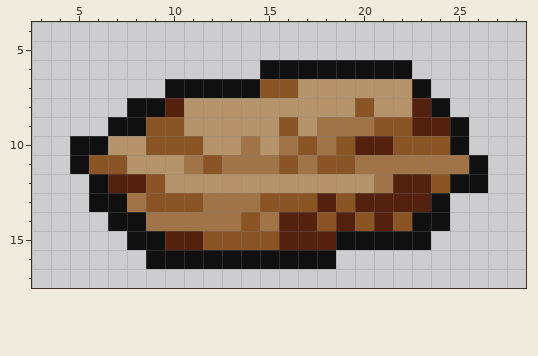
Edited in one commit: pixel-art sprite (Entities/Structures/Sandbag/Sandbag.png). The picture above is the old version.
The file is 32x24 pixels. Shown: x 3..28, y 4..17.
The result:
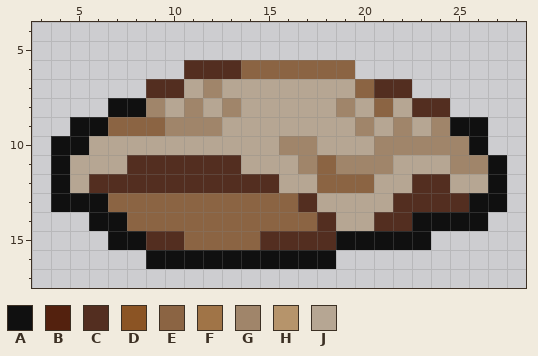
Palette (. is transparent): A #101010  B #53210e  C #532e20  D #8b5424  E #8b6443  F #a07447  G #a0856a  H #b6946b  J #b6a693
Change:
@@ x 3..28 @@
  5 ..........................
- 6 ............AAAAAAAA......
- 7 .......AAAAADDHHHHHHA.....
- 8 .....AABHHHHHHHHHDHHBA....
- 9 ....AADDHHHHHDHFFFDDBBA...
-10 ..AAHHDDDHHFHFDFDBBDDDA...
-11 ..ADDHHHFDFFFDFDDFFFFFFA..
-12 ...ABBDHHHHHHHHHHHFBBDAA..
-13 ...AAFDDDFFFDDDBDBBBBA....
-14 ....AAFFFFFDFBBDBDBDAA....
-15 .....AABBDDDDBBBAAAAA.....
+ 6 ........CCCEEEEEE.........
+ 7 ......CCJGJJJJJJJECC......
+ 8 ....AAGJGJGJJJJJGJEJCC....
+ 9 ..AAEEEGGGJJJJJJJGJGJGAA..
+10 .AAJJJJJJJJJJGGJJJGGGGGA..
+11 .AJJJCCCCCCJJJGEGGGJJJGGA.
+12 .AJCCCCCCCCCCJJEEEJJCCJJA.
+13 .AAAEEEEEEEEEECJJJJCCCCAA.
+14 ...AAEEEEEEEEEECJJCCAAAA..
+15 ....AACCEEEECCCCAAAAA.....
 16 ......AAAAAAAAAA..........
